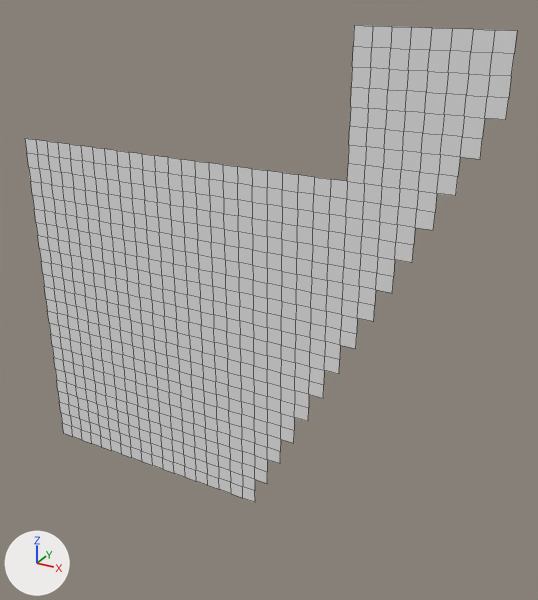
The OBJ model Assets/Meshes/Test of Teamwork/ToT02 Chunk 0 0.obj: old version first, new version second.
One viewpoint serves both versions: a camera (50 mm lens) standing at (7.5, -37.0, 34.4) and looking at (-13.5, 1.1, 15.4). Every picture has the same lights, and +X, +Y and +Z are marked at lower left. Mesh edges are drawn as thin lines. Where no turn or scale is listed for an object, it has been applied to the vertices.

Script lines for the objects in view, before the commit:
```python
me_02_chunk_0_0 = bpy.data.meshes.new('02_Chunk_0_0')
me_02_chunk_0_0.from_pydata(...)  # 687 vertices, 622 faces; spans x -32.0..0.0, y 0.0, z 0.0..32.0
me_02_chunk_0_0.materials.append(mat_none)  # white #e7e7e7
ob_02_chunk_0_0 = bpy.data.objects.new('02_Chunk_0_0', me_02_chunk_0_0)
ob_02_chunk_0_0.location = (0.0, 0.0, 0.0)
```
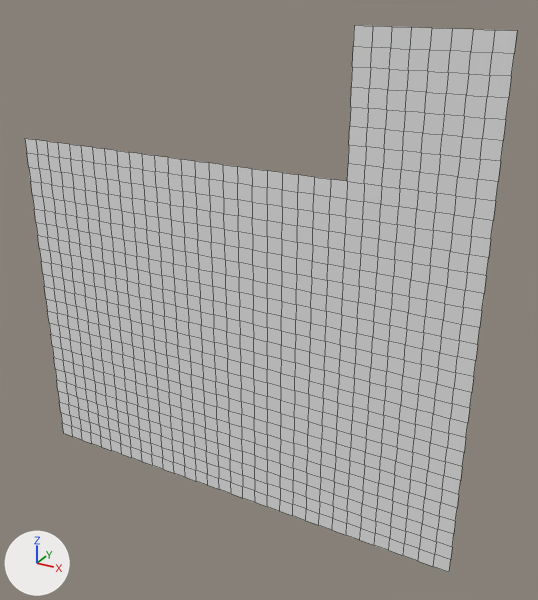
What differs and where, as boxes (x1, y1, x2, y2) in the pictures (538 x 600 px):
```json
{"object": "02_Chunk_0_0", "change": "reshaped", "before": [25, 25, 517, 502], "after": [25, 25, 517, 572], "on screen": "15% taller"}
{"part": 1, "of": "me_02_chunk_0_0", "change": "added", "after": [255, 118, 506, 572]}
```

Scene script edits in JSON lines:
```json
{"block": "me_02_chunk_0_0", "where": "# used by ob_02_chunk_0_0; location = (0.0, 0.0, 0.0)"}
{"op": "remove", "block": "me_02_chunk_0_0", "code": "me_02_chunk_0_0.from_pydata(...)  # 687 vertices, 622 faces; spans x -32.0..0.0, y 0.0, z 0.0..32.0"}
{"op": "add", "block": "me_02_chunk_0_0", "code": "me_02_chunk_0_0.from_pydata(...)  # 897 vertices, 832 faces; spans x -32.0..0.0, y 0.0, z 0.0..32.0"}
{"block": "me_02_chunk_0_0", "change": "me_02_chunk_0_0 part 1"}
{"block": "me_02_chunk_0_0", "change": "6 vertices are added at (0.0, 0.0, 2.0), (0.0, 0.0, 3.0), (-1.0, 0.0, 0.0), (-1.0, 0.0, 1.0), (0.0, 0.0, 0.0), (0.0, 0.0, 1.0)"}
{"block": "me_02_chunk_0_0", "change": "28 new vertices lie (1.0, 0.0, 0.0) away from vertices in x -14.0..-1.0, y 0.0, z 0.0..27.0"}
{"block": "me_02_chunk_0_0", "change": "26 new vertices lie (1.0, 0.0, 0.0) away from vertices in x -13.0..-1.0, y 0.0, z 0.0..25.0"}
{"block": "me_02_chunk_0_0", "change": "24 new vertices lie (1.0, 0.0, 0.0) away from vertices in x -12.0..-1.0, y 0.0, z 0.0..23.0"}
{"block": "me_02_chunk_0_0", "change": "22 new vertices lie (1.0, 0.0, 0.0) away from vertices in x -11.0..-1.0, y 0.0, z 0.0..21.0"}
{"block": "me_02_chunk_0_0", "change": "20 new vertices lie (1.0, 0.0, 0.0) away from vertices in x -10.0..-1.0, y 0.0, z 0.0..19.0"}
{"block": "me_02_chunk_0_0", "change": "18 new vertices lie (1.0, 0.0, 0.0) away from vertices in x -9.0..-1.0, y 0.0, z 0.0..17.0"}
{"block": "me_02_chunk_0_0", "change": "16 new vertices lie (1.0, 0.0, 0.0) away from vertices in x -8.0..-1.0, y 0.0, z 0.0..15.0"}
{"block": "me_02_chunk_0_0", "change": "14 new vertices lie (1.0, 0.0, 0.0) away from vertices in x -7.0..-1.0, y 0.0, z 0.0..13.0"}
{"block": "me_02_chunk_0_0", "change": "12 new vertices lie (1.0, 0.0, 0.0) away from vertices in x -6.0..-1.0, y 0.0, z 0.0..11.0"}
{"block": "me_02_chunk_0_0", "change": "10 new vertices lie (1.0, 0.0, 0.0) away from vertices in x -5.0..-1.0, y 0.0, z 0.0..9.0"}
{"block": "me_02_chunk_0_0", "change": "8 new vertices lie (1.0, 0.0, 0.0) away from vertices in x -4.0..-1.0, y 0.0, z 0.0..7.0"}
{"block": "me_02_chunk_0_0", "change": "6 new vertices lie (1.0, 0.0, 0.0) away from vertices in x -3.0..-1.0, y 0.0, z 0.0..5.0"}
{"block": "me_02_chunk_0_0", "change": "210 new faces join them"}
```
